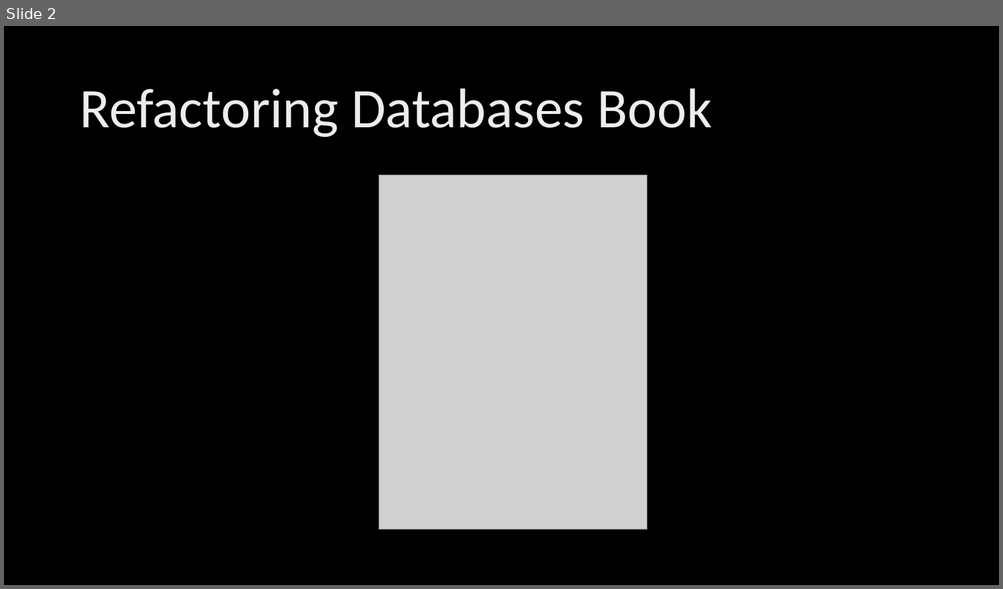
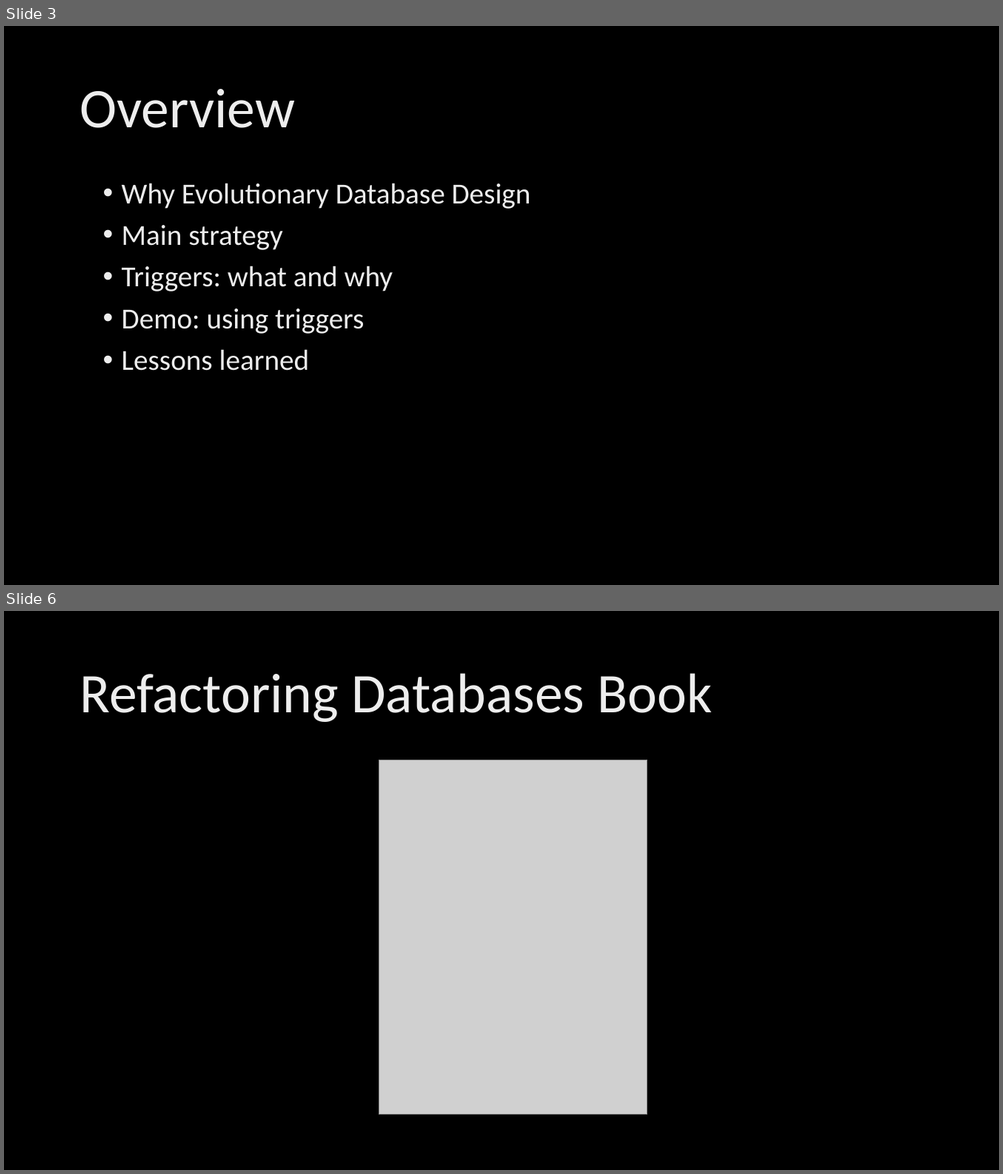
Before and after one commit to poedevop-fm/Database-Refactoring-Demo, a slide deck: Triggers & Refactoring.pptx. Shown one above the other, each under a label of ours: slide 2 before the commit, slides 3 and 6 after it; the slides between them are not shown. The pictures are 1003x589 and 1003x1174 pixels, drawn with LibreOffice and Linux fonts; fonts in the diff are those of the drawing; grey boxes stand for pictures; background and template pictures are left out. Boxes give left, top, right and bottom in pixels: in the first picture for what was removed or moved away, otherwise in the second. Text is boxed around its words. In the diff, an @@ line names an element or a change of style, - is before the commit and + after.

```diff
--- a/Triggers & Refactoring.pptx
+++ b/Triggers & Refactoring.pptx
@@ slide 3 added at box(4, 26, 999, 585), background picture (left out) @@
@@ title added at box(79, 89, 295, 128), 54 pt, text gradient #BFBFBF to #EDEDED to #FFFFFF @@
+Overview
@@ text added at box(122, 183, 531, 371), 28 pt, text gradient #BFBFBF to #EDEDED to #FFFFFF @@
+• Why Evolutionary Database Design
+• Main strategy
+• Triggers: what and why
+• Demo: using triggers
+• Lessons learned
@@ what was slide 2 is now slide 6 @@
```
Also in this commit, not shown: 2 slides changed, 8 other slides added, 27 other files.
